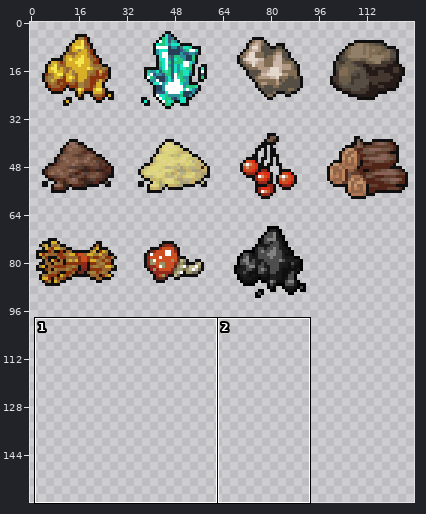
A sprite sheet gets an edit: DwarfCorp/DwarfCorpContent/Entities/Resources/resources.png. The picture above shows the old version from afar; the outline marks the close-up.
Close-up. Earlier state:
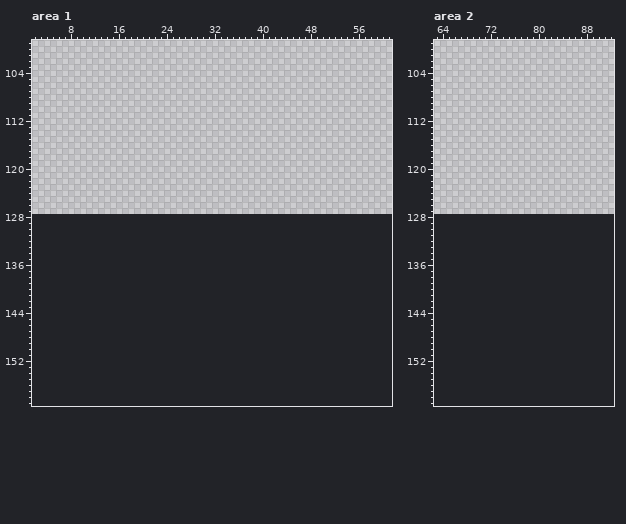
The file is 128x128 pixels. Colours within 5 levels of each other are drawn and written as one. Shown: area 1: x 2..61, y 99..159; area 2: x 63..92, y 99..159. The old version is drawn lined up with the new one, on the new canvas. The commit also changed other parts of the picture, which this record leaves out.
New version:
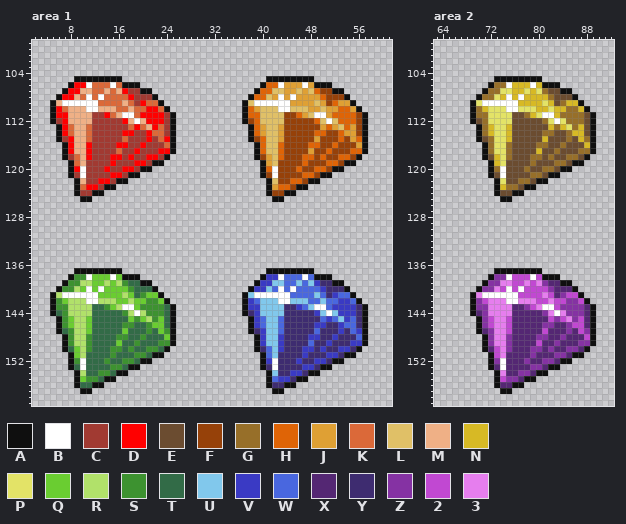
Palette (. is transparent): A #0f0f0f  B #ffffff  C #a13a32  D #ff0000  E #6b4c30  F #964109  G #976f29  H #df6406  J #dfa034  K #db6939  L #e0c067  M #efb086  N #d7b925  P #e3e367  Q #6acd31  R #b1e16a  S #3d9230  T #326b47  U #81c8ec  V #3a3ac4  W #4967df  X #542773  Y #3e2c70  Z #8532a3  2 #c148d2  3 #e67eee
The edit:
canvas 128x128 -> 128x160
Changed rows in their new state; - is an unchanged pixel.
Area 1:
first column x 5:
105 ----AAAAAAAA------------------------AAAAAAAA---------
106 ---ADDBKKKBKAAA--------------------AHHBJJJBJAAA------
107 --ADDMMKKMKMDCCAA-----------------AHHLLJJLJLHFFAA----
108 -ADDMKBKBKKKKDCCCA---------------AHHLJBJBJJJJHFFFA---
109 AMBBBBBBKKKKMKCDKKA-------------ALBBBBBBJJJJLJFHJJA--
110 ADKMMMBBMMMKKMKKDDKA------------AHJLLLBBLLLJJLJJHHJA-
111 ADDMMMMCCDKMBBKDDDDCA-----------AHHLLLLFFHJLBBJHHHHFA
112 ACDMMMMCCCCCDMBMDDDCA-----------AFHLLLLFFFFFHLBLHHHFA
113 -ADKMMKCCCCCCKDKMDKCA------------AHJLLJFFFFFFJHJLHJFA
114 -ADKMMKCCCCCDDCCDKKCA------------AHJLLJFFFFFHHFFHJJFA
115 -ACDMMKCCCCCKCCCDCKDA------------AFHLLJFFFFFJFFFHFJHA
116 --ADMMDCCCCDDCCDCCCKA-------------AHLLHFFFFHHFFHFFFJA
117 --ADMMDCCCCKCCDCCCDDA-------------AHLLHFFFFJFFHFFFHHA
118 --ACKMDCCCDDCDCCDDCA--------------AFJLHFFFHHFHFFHHFA-
119 ---AKMCCCCDCCCDDCAA----------------AJLFFFFHFFFHHFAA--
120 ---ADBCCCDCCDDCAA------------------AHBFFFHFFHHFAA----
121 ---ACBCCCCDDCAA--------------------AFBFFFFHHFAA------
122 ----AMCCDDCAA-----------------------ALFFHHFAA--------
123 ----AKDDCAA-------------------------AJHHFAA----------
124 ----ACCAA---------------------------AFFAA------------
125 -----AA------------------------------AA--------------
first column x 5:
137 ----AAAAAAAA------------------------AAAAAAAA---------
138 ---ASSBQQQBQAAA--------------------AVVBWWWBWAAA------
139 --ASSRRQQRQRSTTAA-----------------AVVUUWWUWUVYYAA----
140 -ASSRQBQBQQQQSTTTA---------------AVVUWBWBWWWWVYYYA---
141 ARBBBBBBQQQQRQTSQQA-------------AUBBBBBBWWWWUWYVWWA--
142 ASQRRRBBRRRQQRQQSSQA------------AVWUUUBBUUUWWUWWVVWA-
143 ASSRRRRTTSQRBBQSSSSTA-----------AVVUUUUYYVWUBBWVVVVYA
144 ATSRRRRTTTTTSRBRSSSTA-----------AYVUUUUYYYYYVUBUVVVYA
145 -ASQRRQTTTTTTQSQRSQTA------------AVWUUWYYYYYYWVWUVWYA
146 -ASQRRQTTTTTSSTTSQQTA------------AVWUUWYYYYYVVYYVWWYA
147 -ATSRRQTTTTTQTTTSTQSA------------AYVUUWYYYYYWYYYVYWVA
148 --ASRRSTTTTSSTTSTTTQA-------------AVUUVYYYYVVYYVYYYWA
149 --ASRRSTTTTQTTSTTTSSA-------------AVUUVYYYYWYYVYYYVVA
150 --ATQRSTTTSSTSTTSSTA--------------AYWUVYYYVVYVYYVVYA-
151 ---AQRTTTTSTTTSSTAA----------------AWUYYYYVYYYVVYAA--
152 ---ASBTTTSTTSSTAA------------------AVBYYYVYYVVYAA----
153 ---ATBTTTTSSTAA--------------------AYBYYYYVVYAA------
154 ----ARTTSSTAA-----------------------AUYYVVYAA--------
155 ----AQSSTAA-------------------------AWVVYAA----------
156 ----ATTAA---------------------------AYYAA------------
157 -----AA------------------------------AA--------------
Area 2:
first column x 69:
105 ----AAAAAAAA---------
106 ---AGGBNNNBNAAA------
107 --AGGPPNNPNPGEEAA----
108 -AGGPNBNBNNNNGEEEA---
109 APBBBBBBNNNNPNEGNNA--
110 AGNPPPBBPPPNNPNNGGNA-
111 AGGPPPPEEGNPBBNGGGGEA
112 AEGPPPPEEEEEGPBPGGGEA
113 -AGNPPNEEEEEENGNPGNEA
114 -AGNPPNEEEEEGGEEGNNEA
115 -AEGPPNEEEEENEEEGENGA
116 --AGPPGEEEEGGEEGEEENA
117 --AGPPGEEEENEEGEEEGGA
118 --AENPGEEEGGEGEEGGEA-
119 ---ANPEEEEGEEEGGEAA--
120 ---AGBEEEGEEGGEAA----
121 ---AEBEEEEGGEAA------
122 ----APEEGGEAA--------
123 ----ANGGEAA----------
124 ----AEEAA------------
125 -----AA--------------
first column x 69:
137 ----AAAAAAAA---------
138 ---AZZB222B2AAA------
139 --AZZ3322323ZXXAA----
140 -AZZ32B2B2222ZXXXA---
141 A3BBBBBB222232XZ22A--
142 AZ2333BB33322322ZZ2A-
143 AZZ3333XXZ23BB2ZZZZXA
144 AXZ3333XXXXXZ3B3ZZZXA
145 -AZ2332XXXXXX2Z23Z2XA
146 -AZ2332XXXXXZZXXZ22XA
147 -AXZ332XXXXX2XXXZX2ZA
148 --AZ33ZXXXXZZXXZXXX2A
149 --AZ33ZXXXX2XXZXXXZZA
150 --AX23ZXXXZZXZXXZZXA-
151 ---A23XXXXZXXXZZXAA--
152 ---AZBXXXZXXZZXAA----
153 ---AXBXXXXZZXAA------
154 ----A3XXZZXAA--------
155 ----A2ZZXAA----------
156 ----AXXAA------------
157 -----AA--------------
